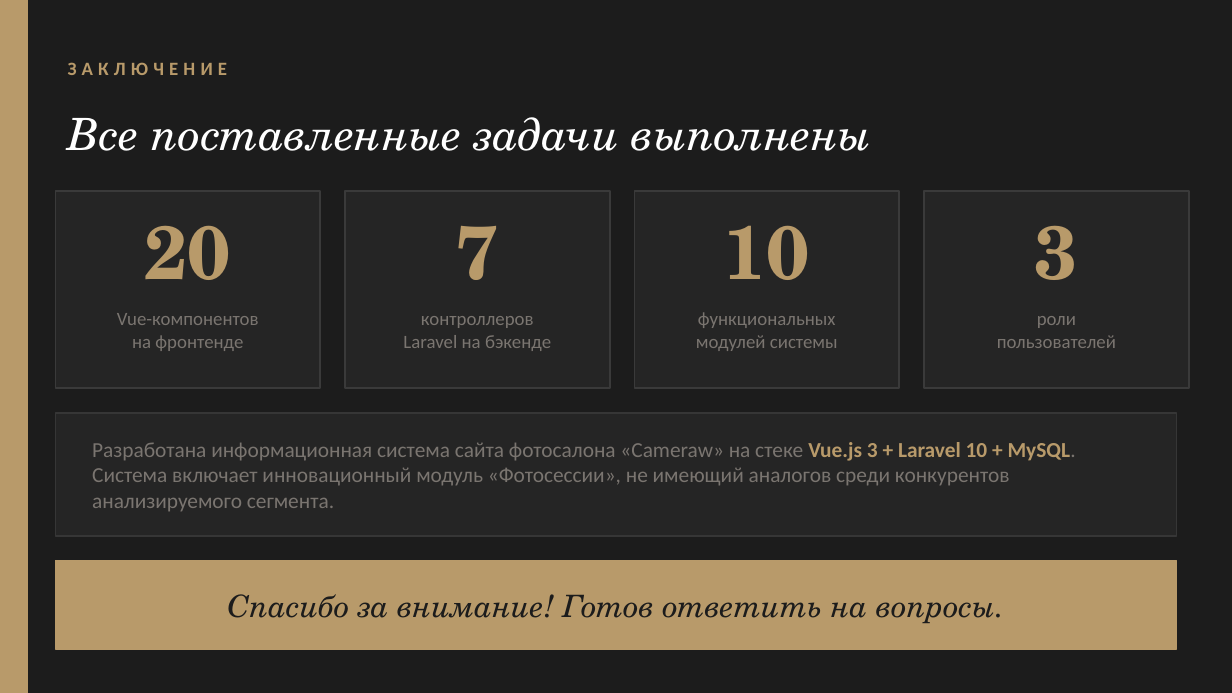
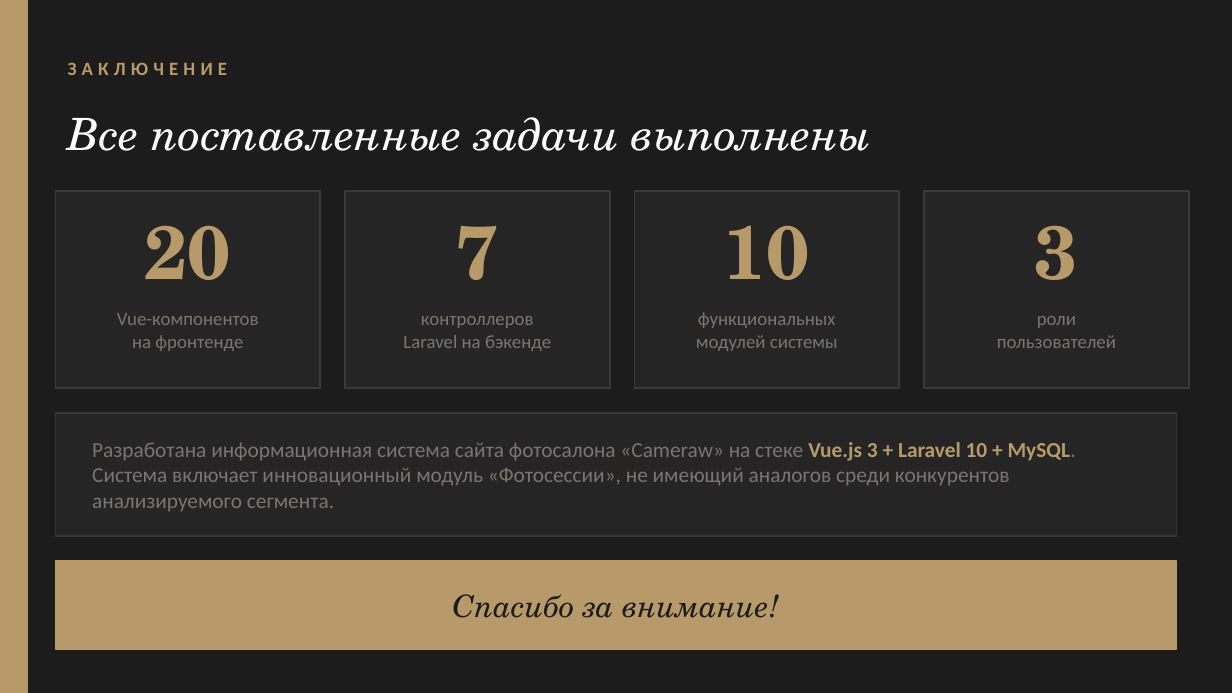
Before and after one commit to Sukaramashu/course, a slide deck: slide 10 of Cameraw_presentation.pptx. Drawn at 1232x693 pixels with LibreOffice and Linux fonts; fonts in the diff are those of the drawing. Boxes give left, top, right and bottom in pixels: in the first picture for what was removed or moved away, otherwise in the second. Text is boxed around its words. In the diff, an @@ line names an element or a change of style, - is before the commit and + after.

```diff
--- a/Cameraw_presentation.pptx
+++ b/Cameraw_presentation.pptx
@@ text at (452, 594, 768, 618): text changed @@
-Спасибо за внимание! Готов ответить на вопросы.
+Спасибо за внимание!
```
Also in this commit, not shown: 1 other slide changed.
